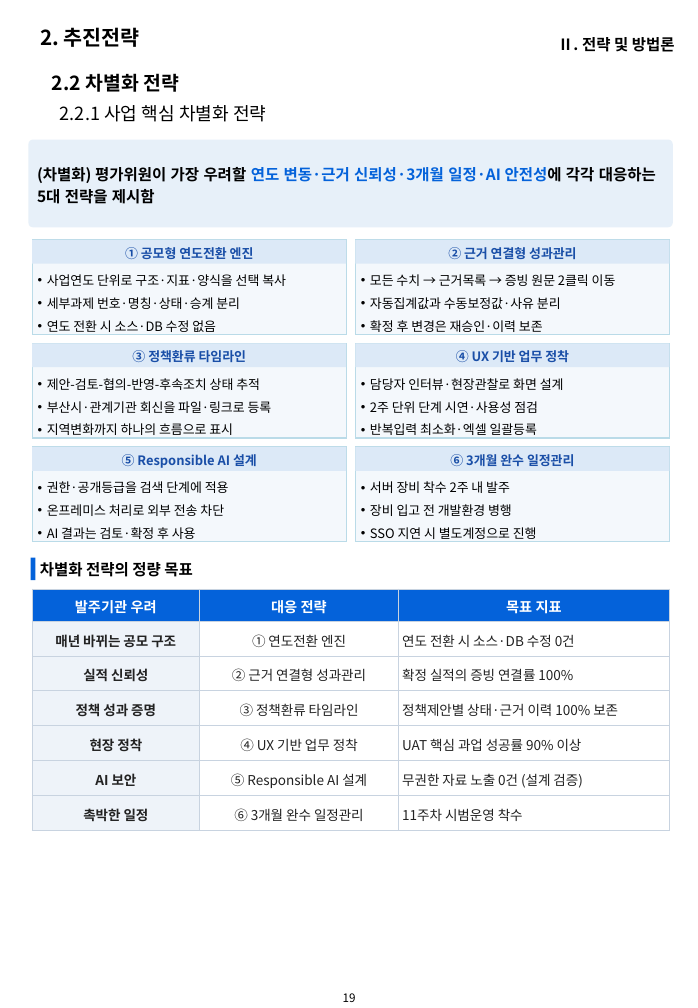
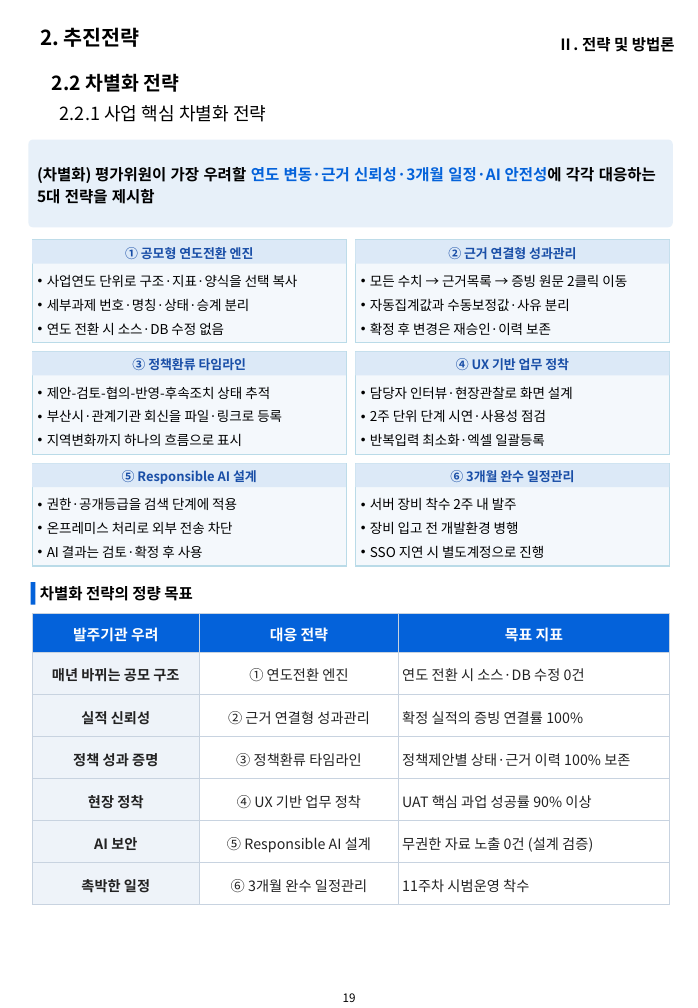
Before and after one commit to hwangsteeve-tech/hbjw, a slide deck: slide 19 of proposals/2026-10_pnu-ai-platform/pnu_proposal.pptx. Drawn at 698x1008 pixels with LibreOffice and Linux fonts; fonts in the diff are those of the drawing; background and template pictures are left out. Boxes give left, top, right and bottom in pixels: in the first picture for what was removed or moved away, otherwise in the second. Text is boxed around its words. In the diff, an @@ line names an element or a change of style, - is before the commit and + after.

```diff
--- a/proposals/2026-10_pnu-ai-platform/pnu_proposal.pptx
+++ b/proposals/2026-10_pnu-ai-platform/pnu_proposal.pptx
@@ rectangle: place and size @@
-rectangle at <box>33,240,346,334</box>
+rectangle at <box>33,240,346,342</box>
@@ rectangle: place and size @@
-rectangle at <box>356,240,669,334</box>
+rectangle at <box>356,240,669,342</box>
@@ rectangle "③ 정책환류 타임라인": place and size @@
-rectangle "③ 정책환류 타임라인" at <box>33,343,346,368</box>
+rectangle "③ 정책환류 타임라인" at <box>33,352,346,376</box>
@@ rectangle: place and size @@
-rectangle at <box>33,343,346,437</box>
+rectangle at <box>33,352,346,454</box>
@@ rectangle "④ UX 기반 업무 정착": place and size @@
-rectangle "④ UX 기반 업무 정착" at <box>356,343,669,368</box>
+rectangle "④ UX 기반 업무 정착" at <box>356,352,669,376</box>
@@ rectangle: place and size @@
-rectangle at <box>356,343,669,437</box>
+rectangle at <box>356,352,669,454</box>
@@ text "제안-검토-협의-반영-후속조치 상태 추적": place and size @@
-text "제안-검토-협의-반영-후속조치 상태 추적" at <box>47,378,272,439</box>
+text "제안-검토-협의-반영-후속조치 상태 추적" at <box>47,386,282,446</box>
@@ text "담당자 인터뷰·현장관찰로 화면 설계": place and size @@
-text "담당자 인터뷰·현장관찰로 화면 설계" at <box>370,378,564,439</box>
+text "담당자 인터뷰·현장관찰로 화면 설계" at <box>370,386,573,446</box>
@@ rectangle "⑤ Responsible AI 설계": place and size @@
-rectangle "⑤ Responsible AI 설계" at <box>33,447,346,471</box>
+rectangle "⑤ Responsible AI 설계" at <box>33,463,346,488</box>
@@ rectangle: place and size @@
-rectangle at <box>33,447,346,541</box>
+rectangle at <box>33,463,346,566</box>
@@ rectangle "⑥ 3개월 완수 일정관리": place and size @@
-rectangle "⑥ 3개월 완수 일정관리" at <box>356,447,669,471</box>
+rectangle "⑥ 3개월 완수 일정관리" at <box>356,463,669,488</box>
@@ rectangle: place and size @@
-rectangle at <box>356,447,669,541</box>
+rectangle at <box>356,463,669,566</box>
@@ text "권한·공개등급을 검색 단계에 적용": place and size @@
-text "권한·공개등급을 검색 단계에 적용" at <box>47,481,229,542</box>
+text "권한·공개등급을 검색 단계에 적용" at <box>47,497,237,558</box>
@@ size 10 to 10.5 pt in 6 elements at <box>47,274,298,335</box>, <box>370,274,627,335</box>, <box>47,386,282,446</box>, <box>370,386,573,446</box>, <box>47,497,237,558</box>, <box>370,497,544,558</box> @@
@@ text "서버 장비 착수 2주 내 ...": place and size @@
-text "서버 장비 착수 2주 내 ..." at <box>370,481,537,542</box>
+text "서버 장비 착수 2주 내 ..." at <box>370,497,544,558</box>
@@ rectangle: place and size @@
-rectangle at <box>31,557,35,580</box>
+rectangle at <box>31,583,35,605</box>
@@ text "차별화 전략의 정량 목표": place and size @@
-text "차별화 전략의 정량 목표" at <box>40,562,193,577</box>
+text "차별화 전략의 정량 목표" at <box>40,586,193,601</box>
@@ table at <box>33,613,670,905</box> @@
@@ size 11 to 11.5 pt in "발주기관 우려", "대응 전략", "목표 지표" @@
@@ size 10.5 to 11 pt @@
@@ table: place and size @@
-table at <box>33,589,670,830</box>
+table at <box>33,613,670,905</box>
```
Also in this commit, not shown: 61 other slides changed, 13 other files.
